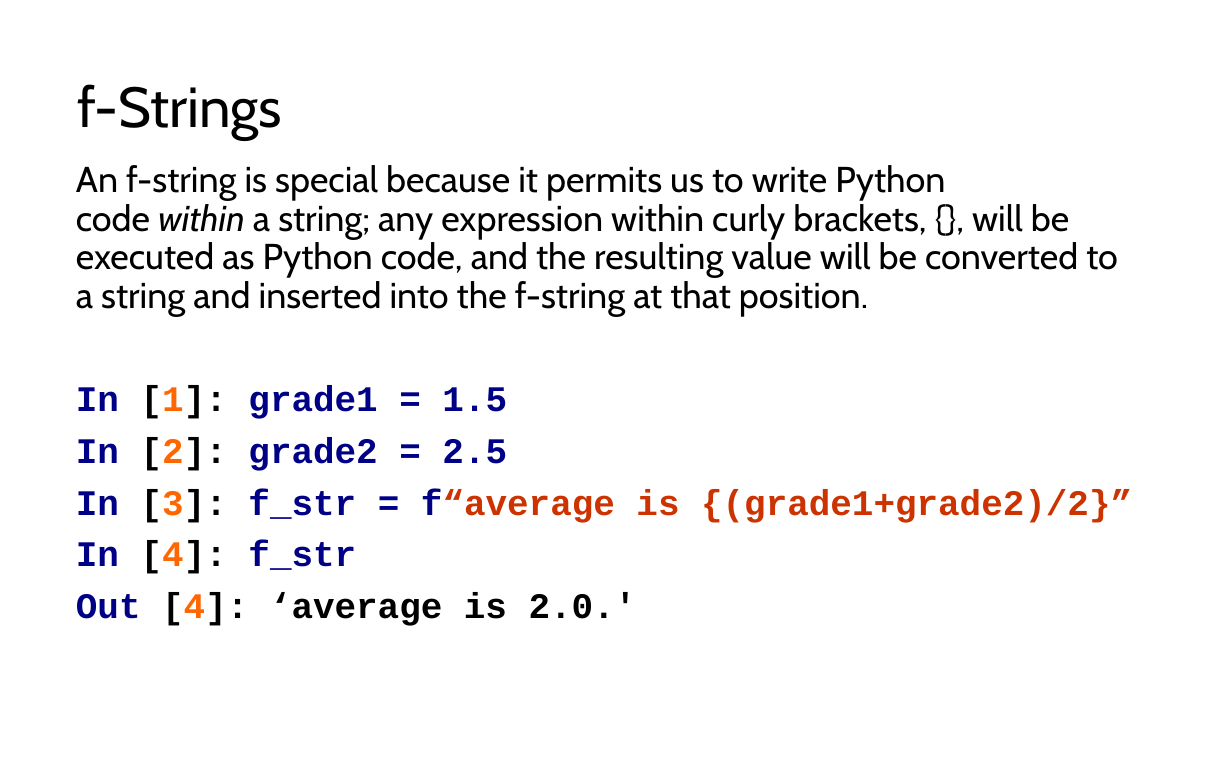
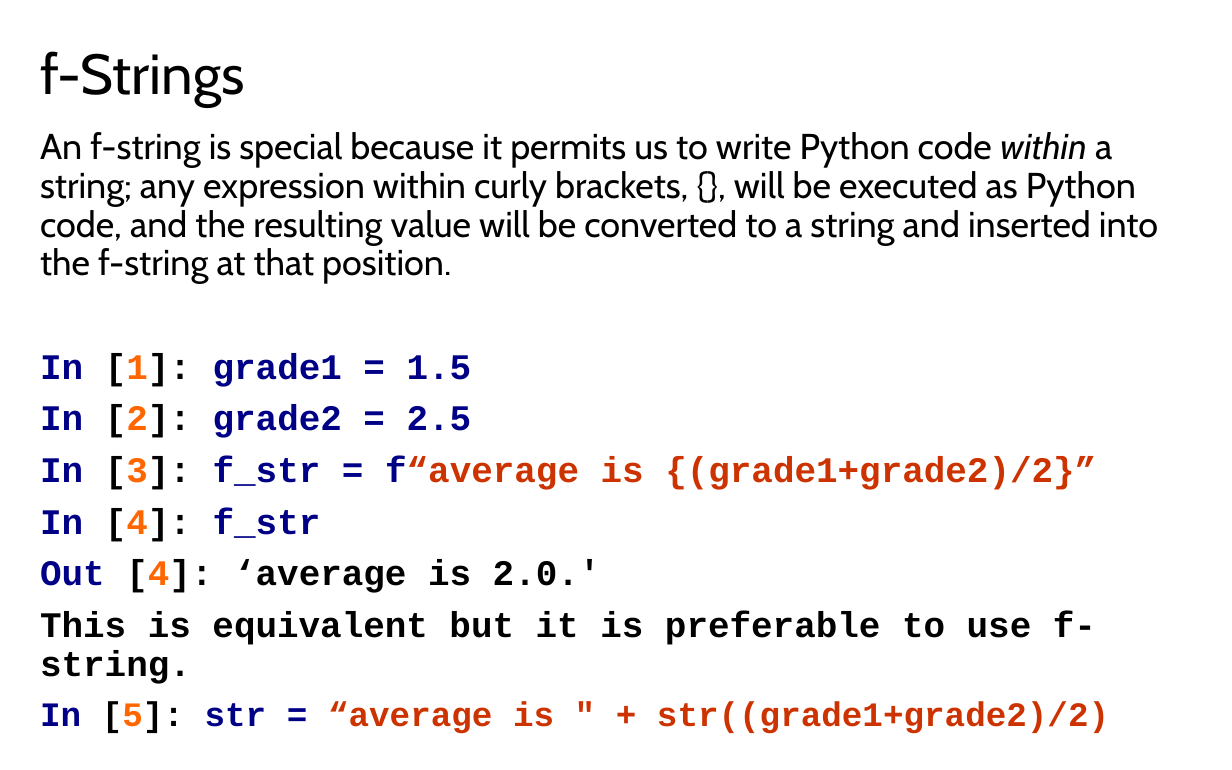
Before and after one commit to LongBaoNguyen/longbaonguyen.github.io, a slide deck: slide 15 of courses/apcsp/lect7.pptx (slide 13 before the commit). Drawn at 1232x770 pixels with LibreOffice and Linux fonts; fonts in the diff are those of the drawing. Boxes give left, top, right and bottom in pixels: in the first picture for what was removed or moved away, otherwise in the second. Text is boxed around its words. In the diff, an @@ line names an element or a change of style, - is before the commit and + after.

```diff
--- a/courses/apcsp/lect7.pptx
+++ b/courses/apcsp/lect7.pptx
@@ title "f-Strings": place and size @@
-title "f-Strings" at bbox=[78, 84, 283, 140]
+title "f-Strings" at bbox=[40, 51, 245, 107]
@@ text "An f-string is special because ...": place and size @@
-text "An f-string is special because ..." at bbox=[76, 165, 1132, 626]
+text "An f-string is special because ..." at bbox=[40, 132, 1158, 734]
@@ text at bbox=[40, 612, 1109, 734]: paragraphs added @@
+This is equivalent but it is preferable to use f-string.
+In [5]: str = “average is " + str((grade1+grade2)/2)
```
Also in this commit, not shown: 16 other slides changed, 2 slides added, 3 other files.
